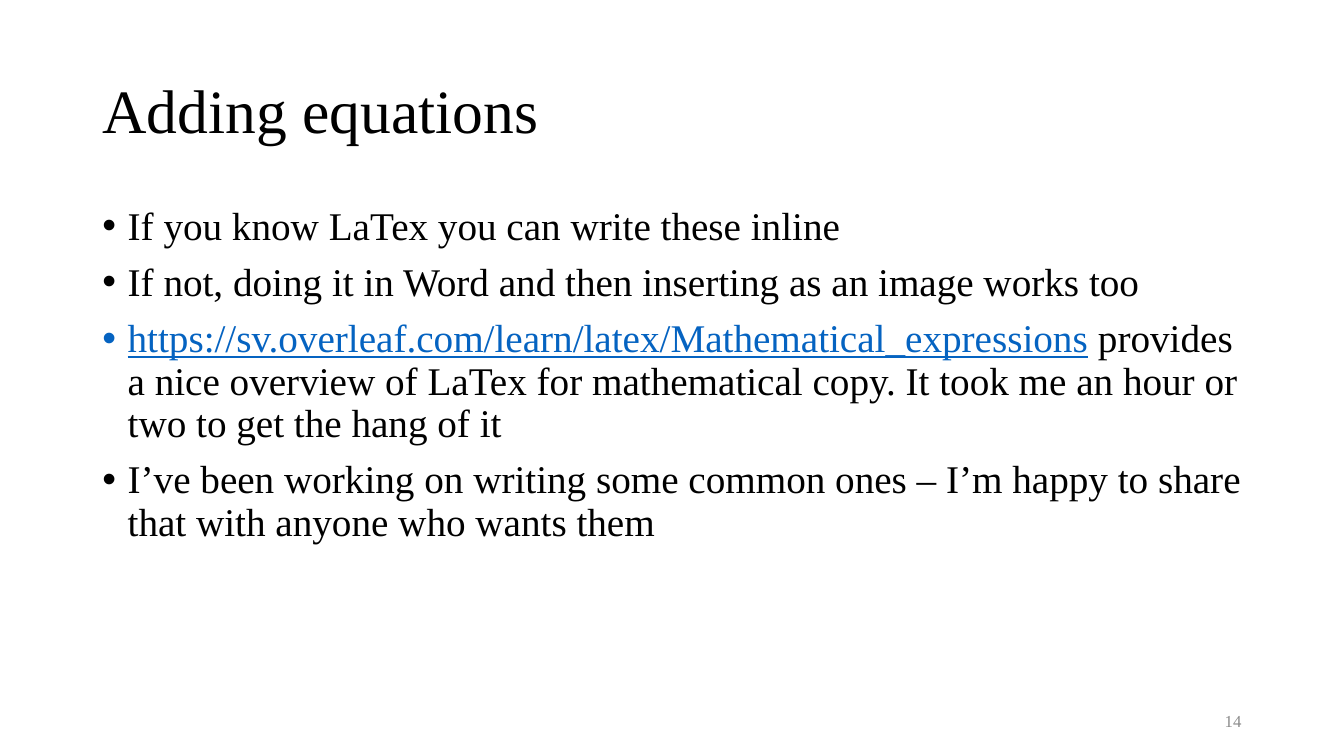
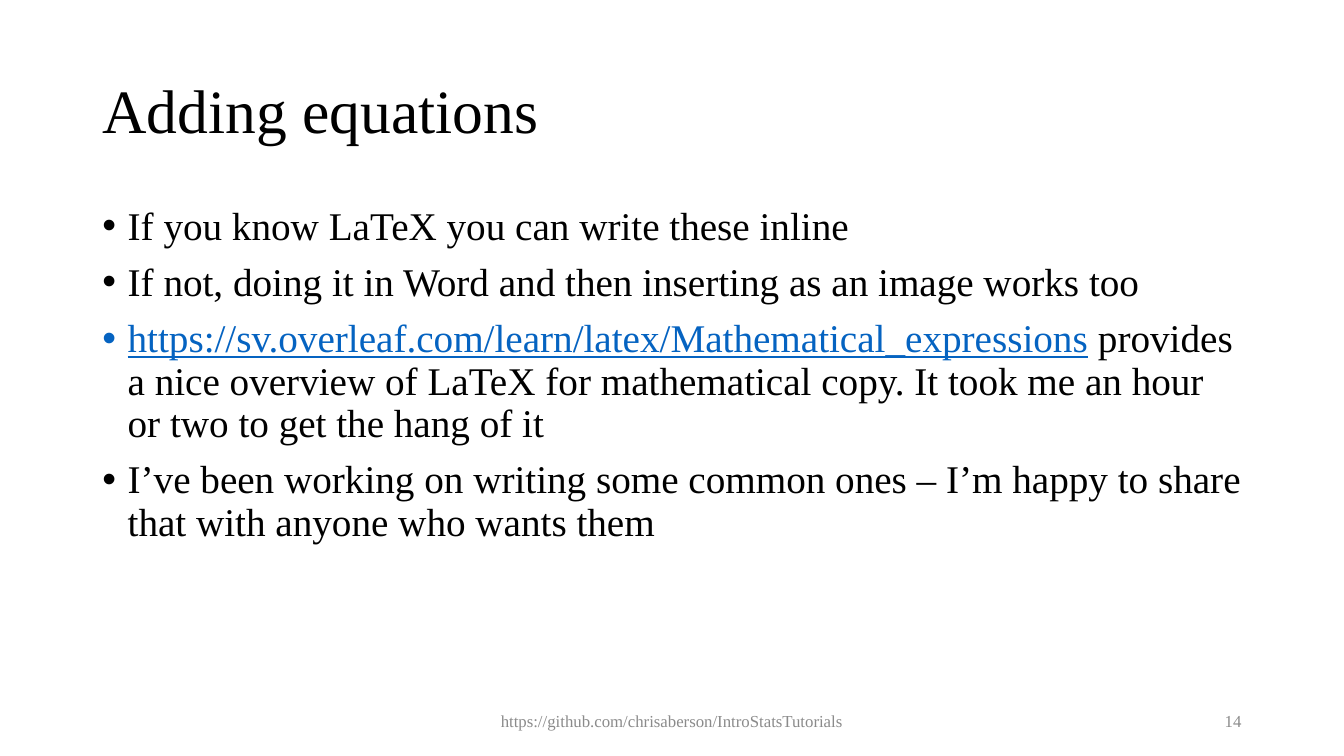
Before and after one commit to chrisaberson/IntroStatsTutorials, a slide deck: slide 14 of ppt/learnr.pptx. Drawn at 1344x756 pixels with LibreOffice and Linux fonts; fonts in the diff are those of the drawing. Boxes give left, top, right and bottom in pixels: in the first picture for what was removed or moved away, otherwise in the second. Text is boxed around its words. In the diff, an @@ line names an element or a change of style, - is before the commit and + after.

```diff
--- a/ppt/learnr.pptx
+++ b/ppt/learnr.pptx
@@ text at <box>128,212,849,247</box>: text changed @@
-• If you know LaTex you can write these inline
+• If you know LaTeX you can write these inline
@@ text at <box>128,324,1233,445</box>: text changed @@
-• https://sv.overleaf.com/learn/latex/Mathematical_expressions provides a nice overview of LaTex for mathematical copy. It took me an hour or two to get the hang of it
+• https://sv.overleaf.com/learn/latex/Mathematical_expressions provides a nice overview of LaTeX for mathematical copy. It took me an hour or two to get the hang of it
@@ text added at <box>501,715,843,731</box>, 12 pt, text #8C8C8C @@
+https://github.com/chrisaberson/IntroStatsTutorials
```
Also in this commit, not shown: 41 other slides changed, 4 slides added.
